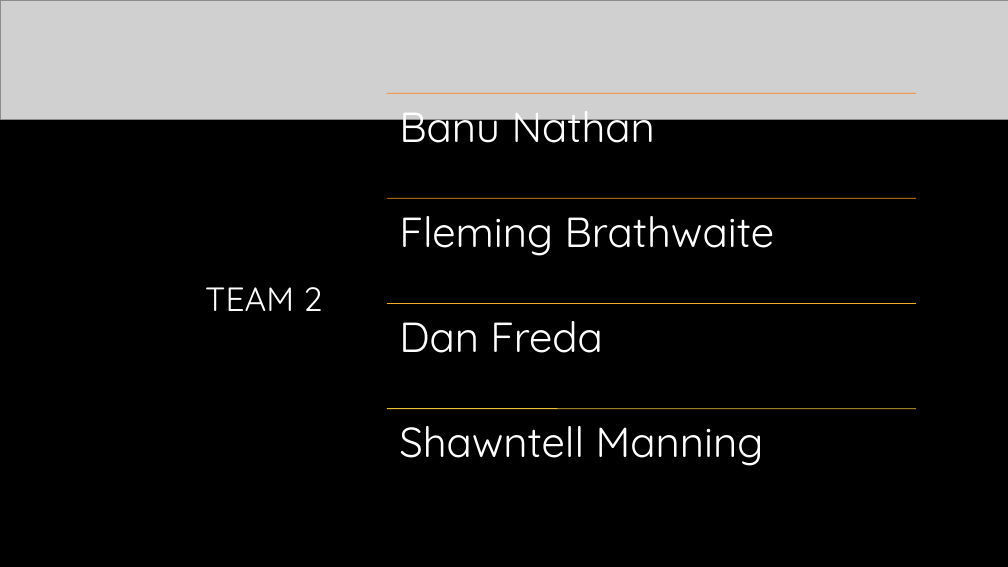
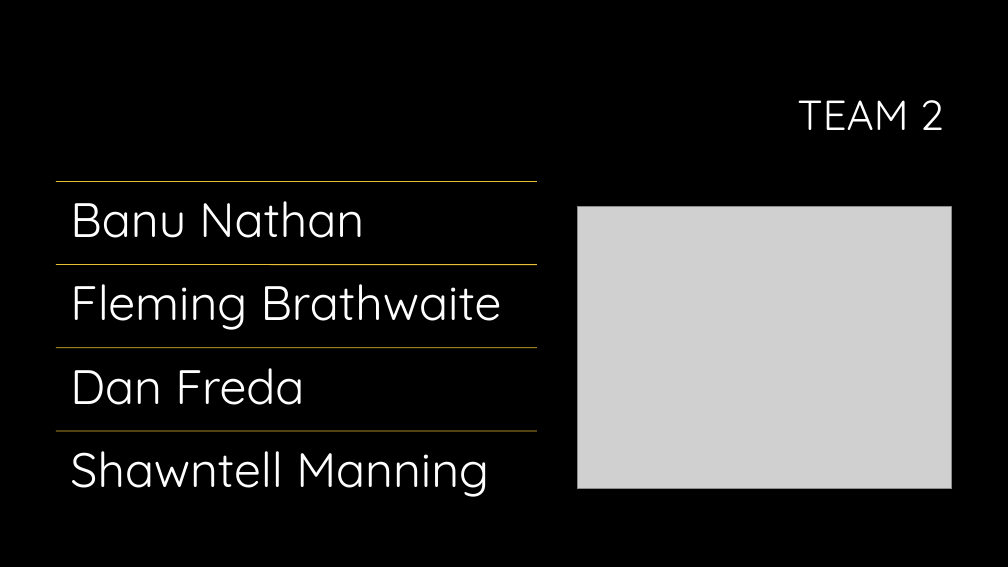
Before and after one commit to ashante112/Project2-Team2, a slide deck: slide 2 of Presentation.pptx. Drawn at 1008x567 pixels with LibreOffice and Linux fonts; fonts in the diff are those of the drawing; grey boxes stand for pictures; background and template pictures are left out. Boxes give left, top, right and bottom in pixels: in the first picture for what was removed or moved away, otherwise in the second. Text is boxed around its words. In the diff, an @@ line names an element or a change of style, - is before the commit and + after.

```diff
--- a/Presentation.pptx
+++ b/Presentation.pptx
@@ picture removed at (x1=0, y1=0, x2=1008, y2=119) @@
@@ title "TEAM 2" moved from (x1=205, y1=287, x2=322, y2=311) to (x1=797, y1=100, x2=944, y2=130) @@
@@ title "TEAM 2" at (x1=797, y1=100, x2=944, y2=130): size 32 to 40 pt @@
@@ line removed from (387, 93) to (917, 93) @@
@@ size 40 to 46 pt; more space between paragraphs in 4 elements at (x1=70, y1=451, x2=489, y2=497), (x1=70, y1=368, x2=304, y2=405), (x1=70, y1=284, x2=502, y2=330), (x1=70, y1=201, x2=364, y2=238) @@
@@ text "Banu Nathan" moved from (x1=399, y1=98, x2=655, y2=152) to (x1=70, y1=201, x2=364, y2=238) @@
@@ line moved from (387, 409) - (917, 409) to (56, 181) - (537, 181) @@
@@ line removed from (387, 198) to (917, 198) @@
@@ picture added at (x1=578, y1=207, x2=951, y2=489) @@
@@ text "Fleming Brathwaite" moved from (x1=399, y1=216, x2=775, y2=256) to (x1=70, y1=284, x2=502, y2=330) @@
@@ line added from (56, 265) to (537, 265), #E9BF35 0.75 pt @@
@@ line removed from (387, 303) to (917, 303) @@
@@ text "Dan Freda" moved from (x1=399, y1=321, x2=603, y2=353) to (x1=70, y1=368, x2=304, y2=405) @@
@@ line added from (56, 348) to (537, 348), #E9BF35 0.75 pt @@
@@ text "Shawntell Manning" moved from (x1=399, y1=426, x2=764, y2=466) to (x1=70, y1=451, x2=489, y2=497) @@
@@ line added from (56, 431) to (537, 431), #E9BF35 0.75 pt @@
```
Also in this commit, not shown: 6 other slides changed, 5 slides added, 3 slides removed.
